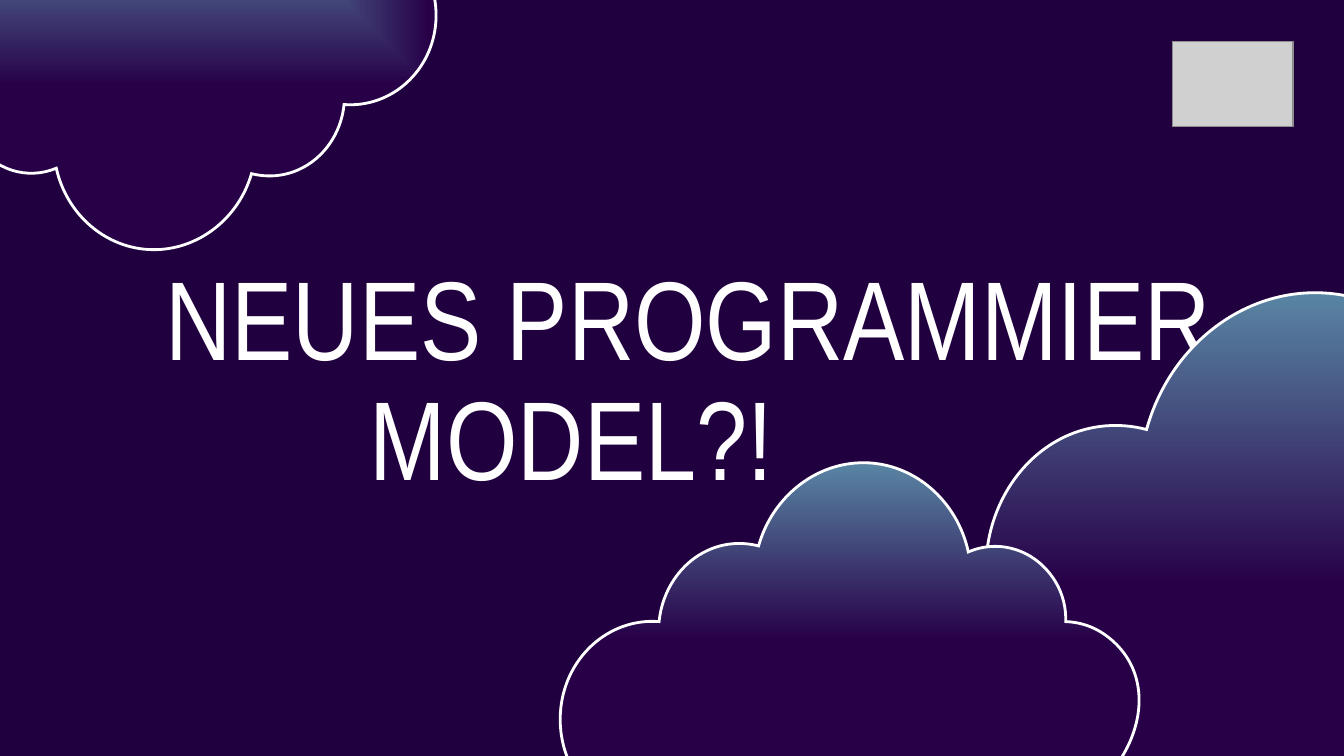
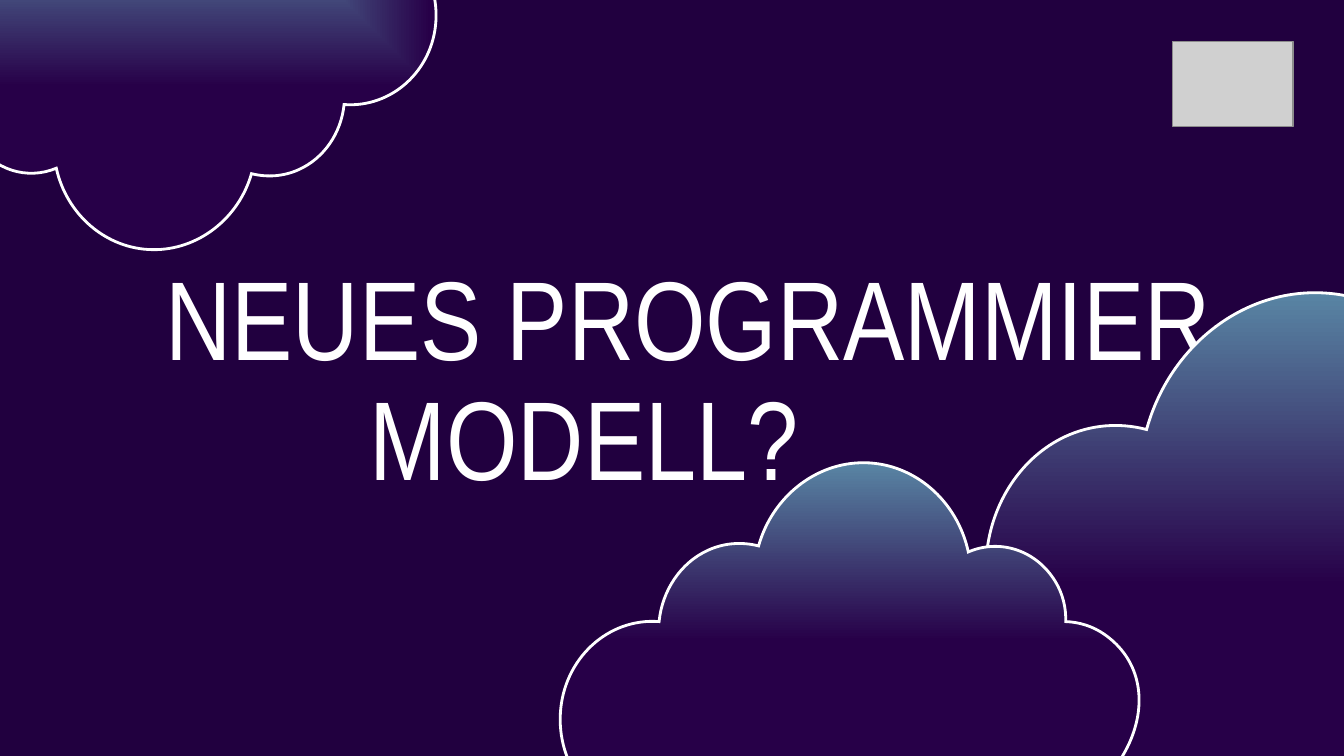
Before and after one commit to MaibornWolff/serverless-handson, a slide deck: slide 8 of slides/Serverless - Intro.pptx (slide 9 before the commit). Drawn at 1344x756 pixels with LibreOffice and Linux fonts; fonts in the diff are those of the drawing; grey boxes stand for pictures. Boxes give left, top, right and bottom in pixels: in the first picture for what was removed or moved away, otherwise in the second. Text is boxed around its words. In the diff, an @@ line names an element or a change of style, - is before the commit and + after.

```diff
--- a/slides/Serverless - Intro.pptx
+++ b/slides/Serverless - Intro.pptx
@@ title at box(166, 281, 1241, 501): text changed @@
-NEUES PROGRAMMIER-
-MODEL?!
+NEUES PROGRAMMIER-
+MODELL?
```
Also in this commit, not shown: 1 other slide changed, 1 slide removed, 1 other file.
